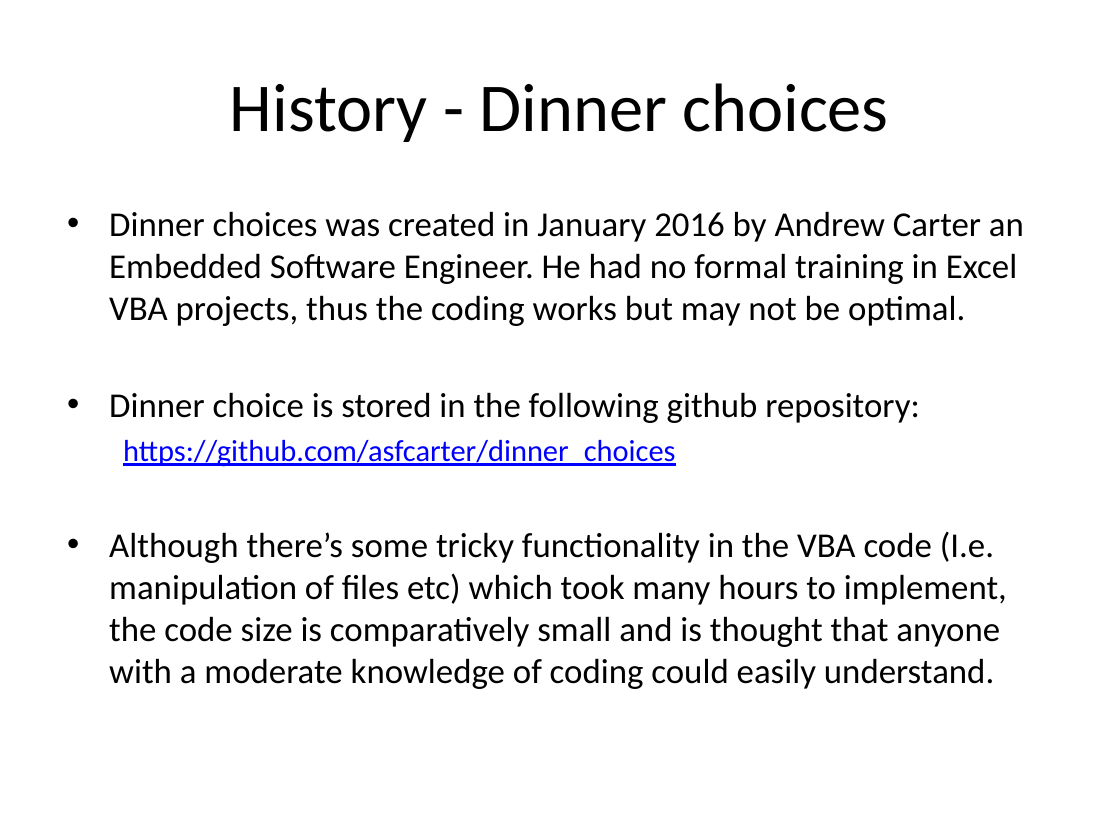
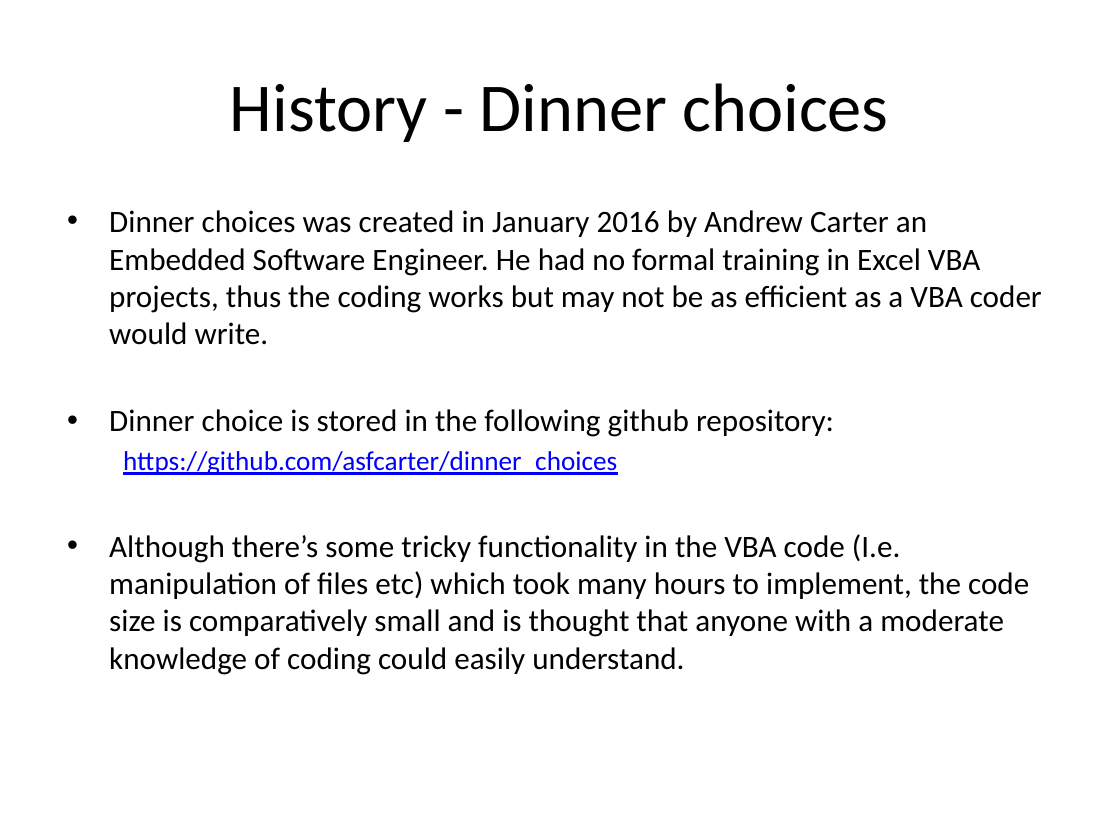
Before and after one commit to asfcarter/dinner_choices, a slide deck: slide 2 of Admin/User guides/Developers_guide.pptx. Drawn at 1120x840 pixels with LibreOffice and Linux fonts; fonts in the diff are those of the drawing. Boxes give left, top, right and bottom in pixels: in the first picture for what was removed or moved away, otherwise in the second. Text is boxed around its words. In the diff, an @@ line names an element or a change of style, - is before the commit and + after.

```diff
--- a/Admin/User guides/Developers_guide.pptx
+++ b/Admin/User guides/Developers_guide.pptx
@@ text at (x1=109, y1=210, x2=1042, y2=345): text changed; size 22.4 to 20 pt @@
-• Dinner choices was created in January 2016 by Andrew Carter an Embedded Software Engineer. He had no formal training in Excel VBA projects, thus the coding works but may not be optimal.
+• Dinner choices was created in January 2016 by Andrew Carter an Embedded Software Engineer. He had no formal training in Excel VBA projects, thus the coding works but may not be as efficient as a VBA coder would write.
@@ text at (x1=109, y1=409, x2=1029, y2=637): size 22.4 to 20 pt in "Dinner choice is stored in the following ...", "Although there’s some tricky functionality in the ..."; size 19.6 to 17.5 pt in "https://github.com/asfcarter/dinner_choices" @@
```
Also in this commit, not shown: 2 other slides changed, 1 slide added, 2 other files.
